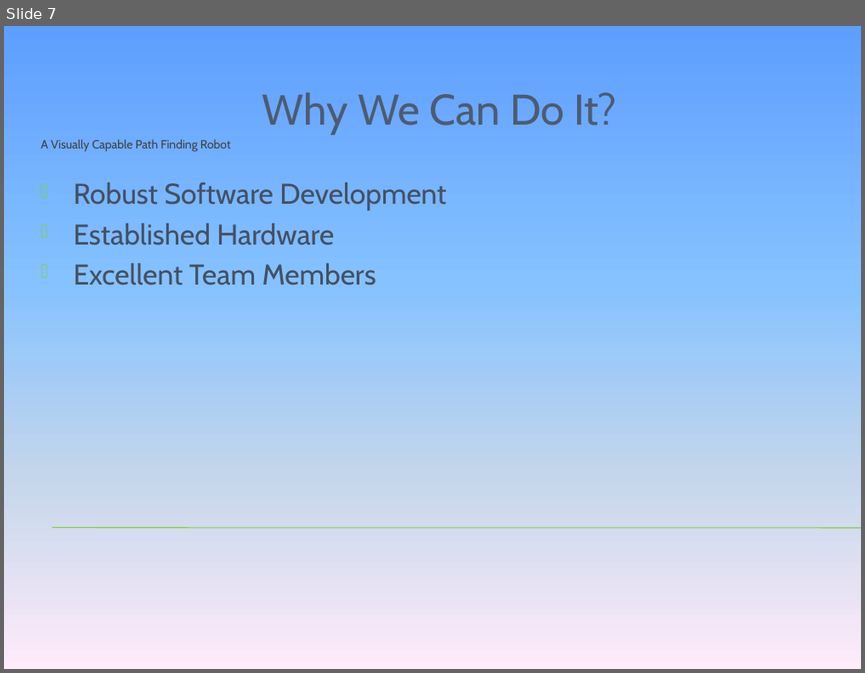
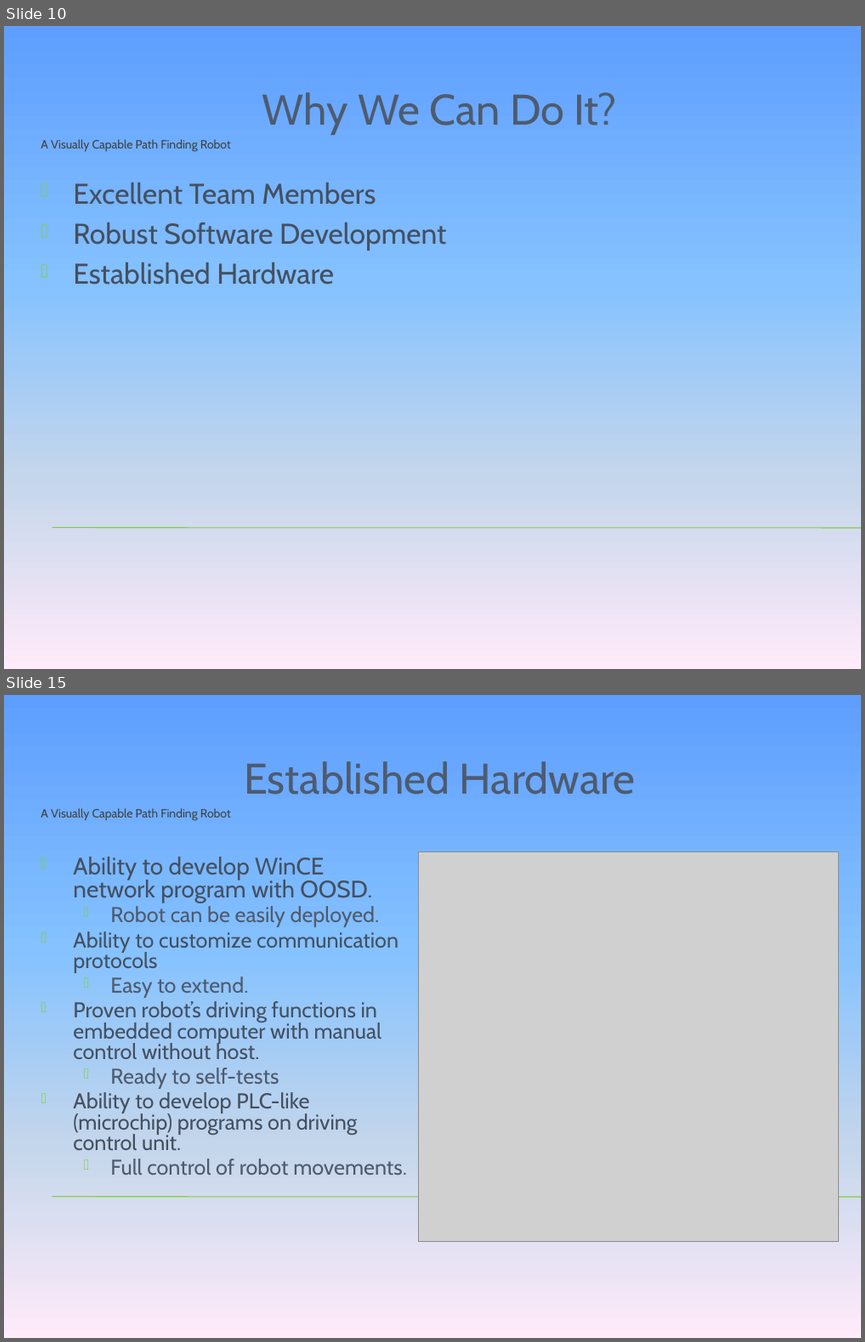
Before and after one commit to tkram01/see3po, a slide deck: Documents/VentureCapital.pptx. Shown one above the other, each under a label of ours: slide 7 before the commit, slides 10 and 15 after it; the slides between them are not shown. The pictures are 865x673 and 865x1342 pixels, drawn with LibreOffice and Linux fonts; fonts in the diff are those of the drawing; grey boxes stand for pictures; background and template pictures are left out. Boxes give left, top, right and bottom in pixels: in the first picture for what was removed or moved away, otherwise in the second. Text is boxed around its words. In the diff, an @@ line names an element or a change of style, - is before the commit and + after.

```diff
--- a/Documents/VentureCapital.pptx
+++ b/Documents/VentureCapital.pptx
@@ slide 15 added at [4,695,861,1338], background gradient #5E9EFF to #85C2FF to #C4D6EB to #FFEBFA; not listed: 2 template elements that a slide beside it also shows @@
@@ text added at [73,857,407,1174], 18 pt, text #455062 @@
+Ability to develop WinCE network program with OOSD.
+  Robot can be easily deployed.
+Ability to customize communication protocols
+  Easy to extend.
+Proven robot’s driving functions in embedded computer with manual control without host.
+  Ready to self-tests
+Ability to develop PLC-like (microchip) programs on driving control unit.
+  Full control of robot movements.
@@ picture added at [418,851,839,1241] @@
@@ title added at [40,1150,833,1265], 36 pt, text #4E5B6F @@
+Established Hardware
@@ what was slide 7 is now slide 10 @@
@@ slide 10 changed as well @@
@@ text at [73,182,375,204]: paragraph added @@
+Excellent Team Members
@@ text at [74,263,376,285]: paragraph removed @@
-Excellent Team Members
```
Also in this commit, not shown: 2 other slides changed, 11 other slides added, 6 slides removed, 1 other file.
